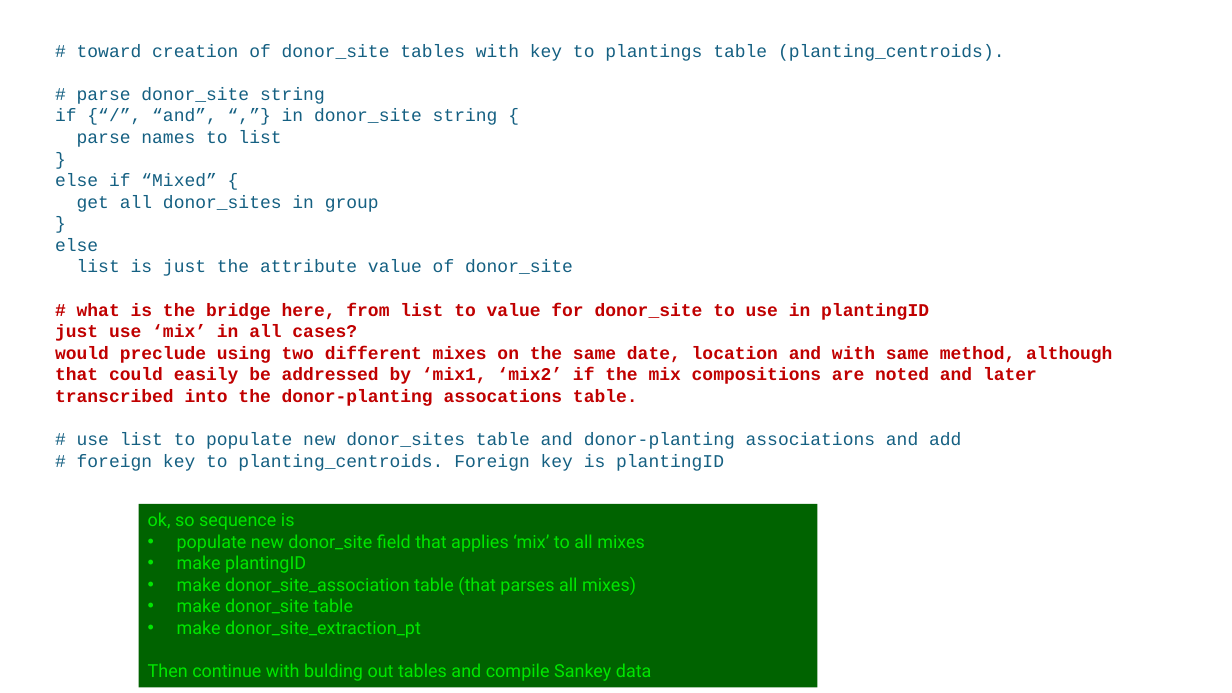
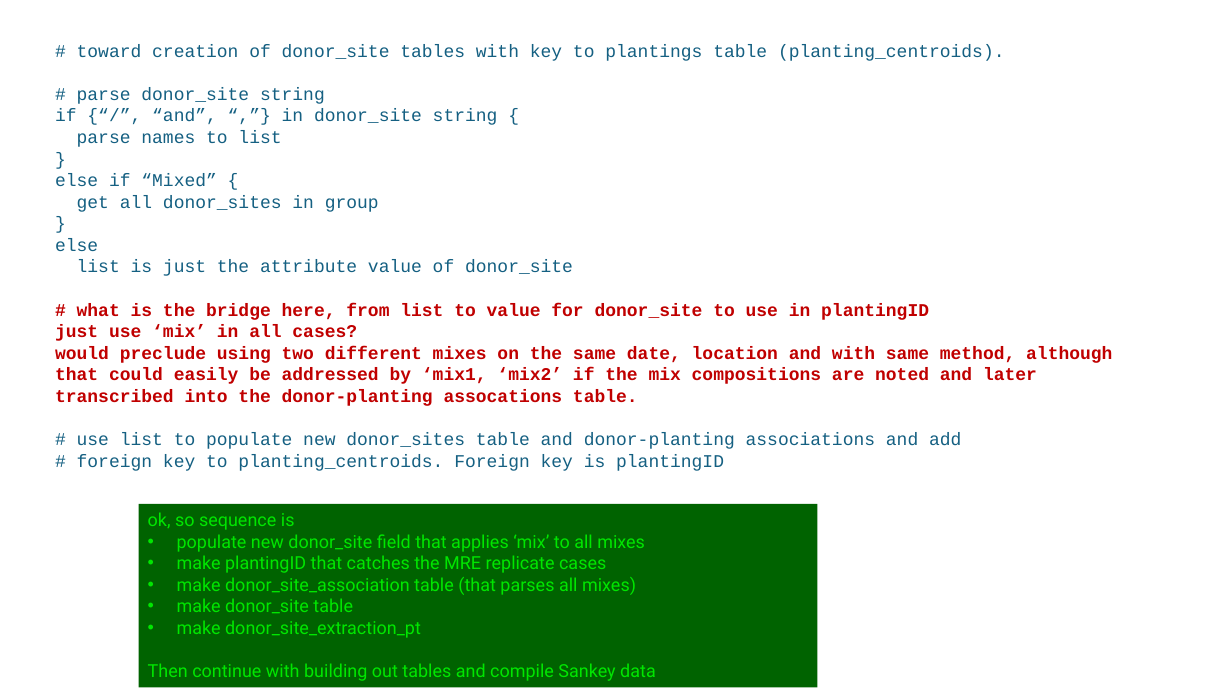
Before and after one commit to WA-Nearshore/seagrass-restoration-processing, a slide deck: slide 2 of docs/seagrass_restoration_storymap_notes.pptx. Drawn at 1232x693 pixels with LibreOffice and Linux fonts; fonts in the diff are those of the drawing. Boxes give left, top, right and bottom in pixels: in the first picture for what was removed or moved away, otherwise in the second. Text is boxed around its words. In the diff, an @@ line names an element or a change of style, - is before the commit and + after.

Commit message:
Adding code to generate planting ID, still need to address replicates.

```diff
--- a/docs/seagrass_restoration_storymap_notes.pptx
+++ b/docs/seagrass_restoration_storymap_notes.pptx
@@ text in rectangle at <box>177,555,606,573</box>: text changed @@
-• make plantingID
+• make plantingID that catches the MRE replicate cases
@@ text in rectangle at <box>148,663,656,681</box>: text changed @@
-Then continue with bulding out tables and compile Sankey data
+Then continue with building out tables and compile Sankey data
```
Also in this commit, not shown: 13 other files.
